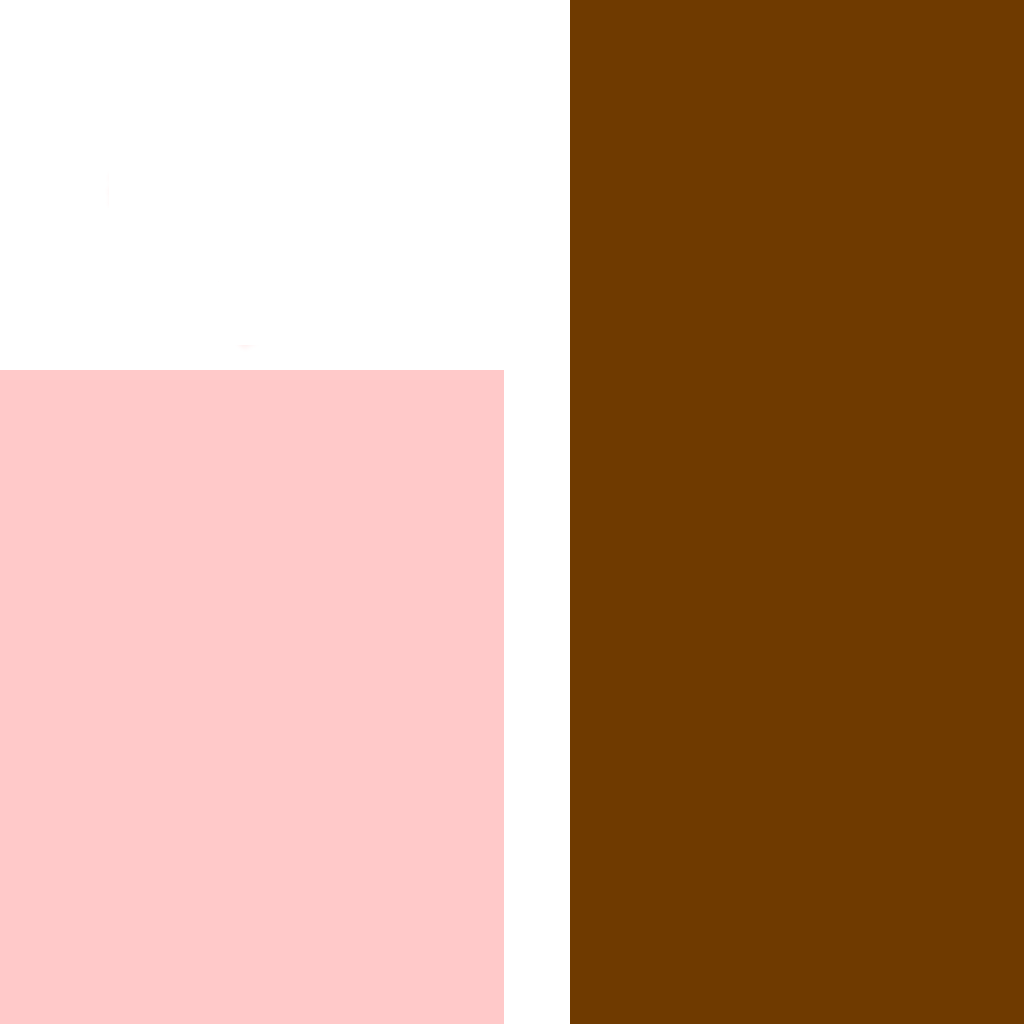
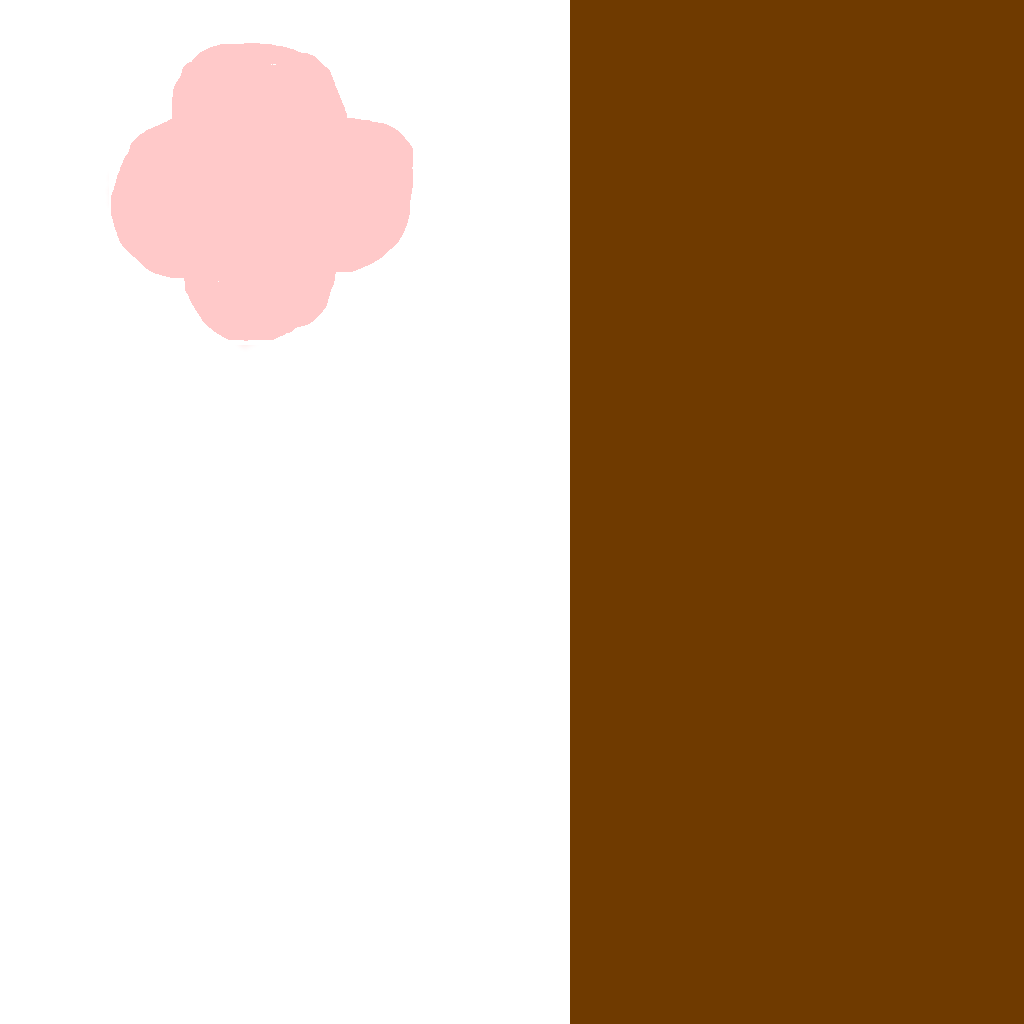
Layered file, before and after one edit (1024x1024). Changes by layer:
painted on "Layer copy" over (0, 43, 504, 1024)
